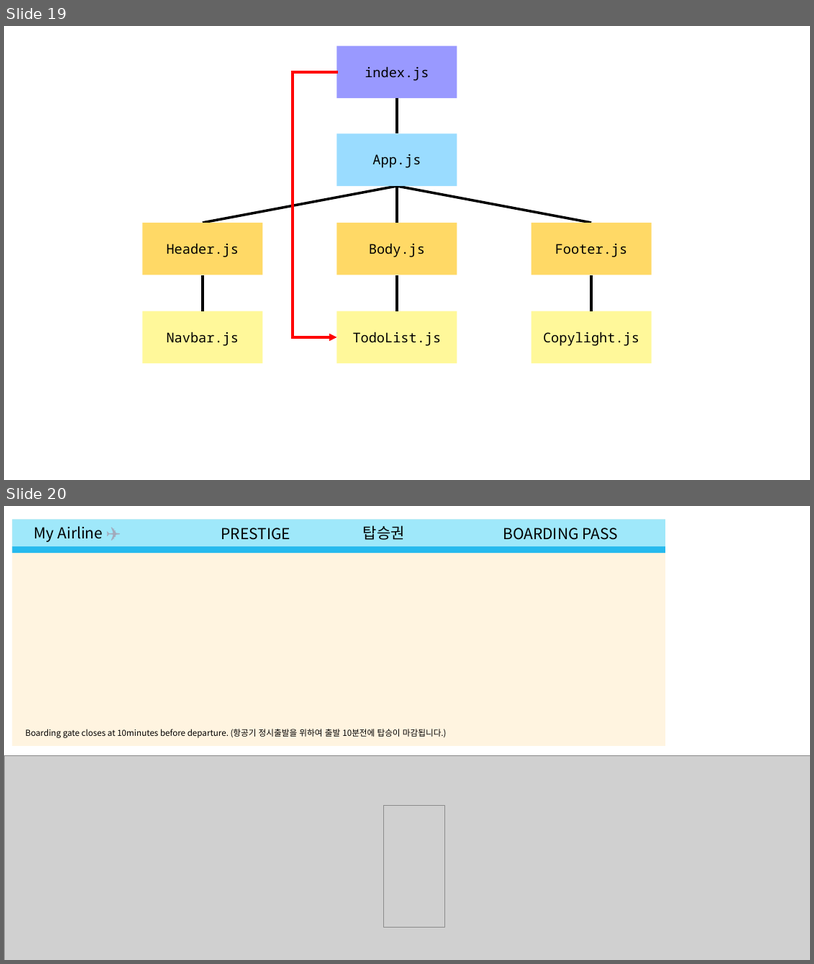
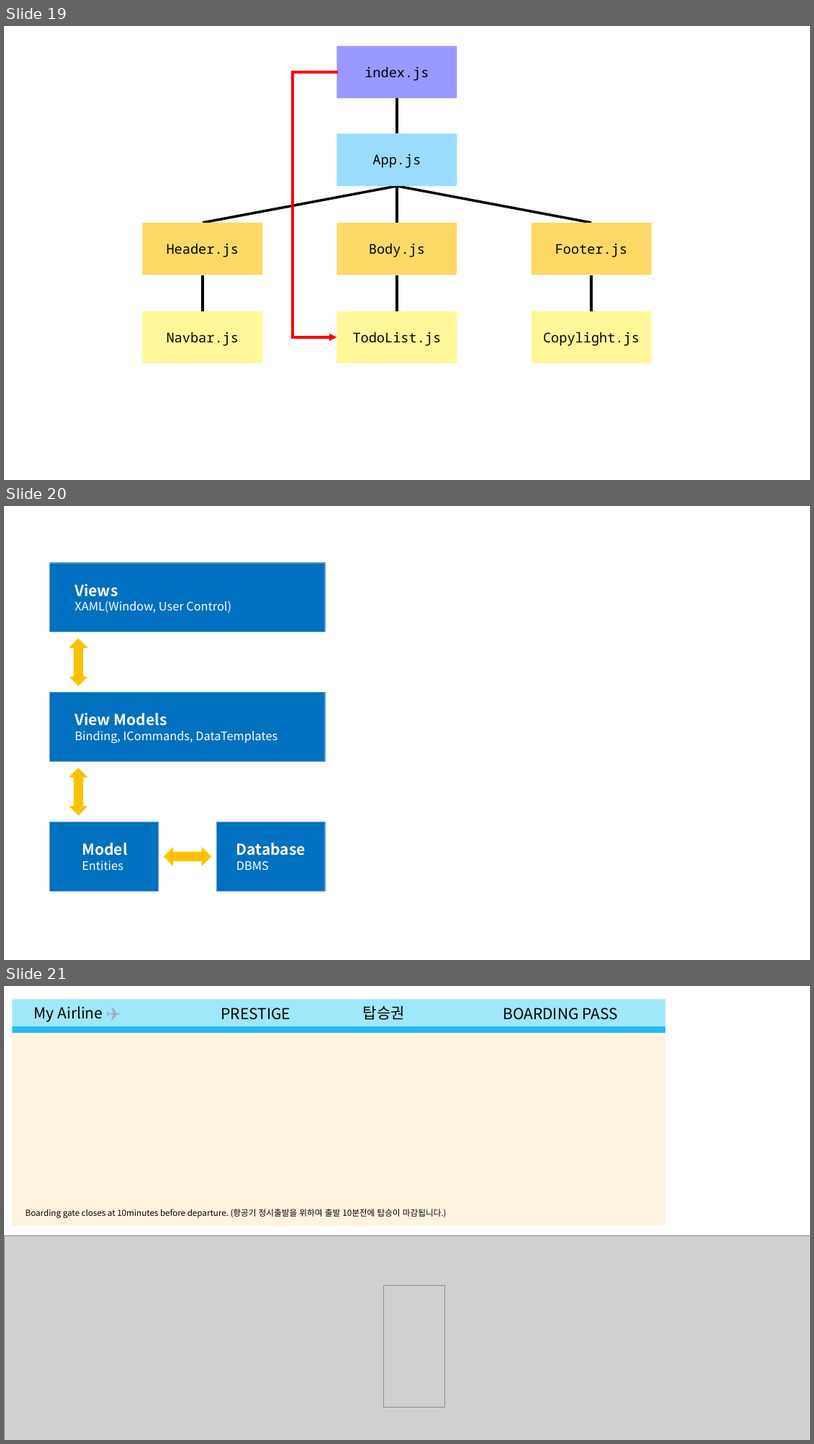
Before and after one commit to yeong-hyeon-kim/Any-Code, a slide deck: Image/Diagram/Canvas.pptx. Shown one above the other, each under a label of ours: slides 19 and 20 before the commit, slides 19, 20 and 21 after it. The pictures are 814x964 and 814x1444 pixels, drawn with LibreOffice and Linux fonts; fonts in the diff are those of the drawing; grey boxes stand for pictures. Boxes give left, top, right and bottom in pixels: in the first picture for what was removed or moved away, otherwise in the second. Text is boxed around its words. In the diff, an @@ line names an element or a change of style, - is before the commit and + after.

Commit message:
MVVM 모델 다이어그램 추가.

```diff
--- a/Image/Diagram/Canvas.pptx
+++ b/Image/Diagram/Canvas.pptx
@@ slide 20 added at (4,506,810,960), background #FFFFFF @@
@@ rectangle added at (49,563,325,632), fill #0070C0, outline #5B9BD5 1 pt @@
@@ text added at (75,584,232,613), 14 pt, text #FFFFFF @@
+Views
+XAML(Window, User Control)
@@ up down arrow added at (69,638,88,686), fill #FFC000 @@
@@ rectangle added at (49,692,325,762), fill #0070C0, outline #5B9BD5 1 pt @@
@@ text added at (75,713,278,743), 14 pt, text #FFFFFF @@
+View Models
+Binding, ICommands, DataTemplates
@@ up down arrow added at (69,768,88,816), fill #FFC000 @@
@@ rectangle added at (50,822,158,890), fill #0070C0, outline #5B9BD5 1 pt @@
@@ rectangle added at (217,822,325,890), fill #0070C0, outline #5B9BD5 1 pt @@
@@ text added at (82,842,127,870), 14 pt, text #FFFFFF @@
+Model
+Entities
@@ left right arrow added at (164,847,211,865), fill #FFC000 @@
@@ text added at (237,842,306,870), 18 pt, text #FFFFFF, bold @@
+Database
+DBMS
@@ what was slide 20 is now slide 21 @@
```
